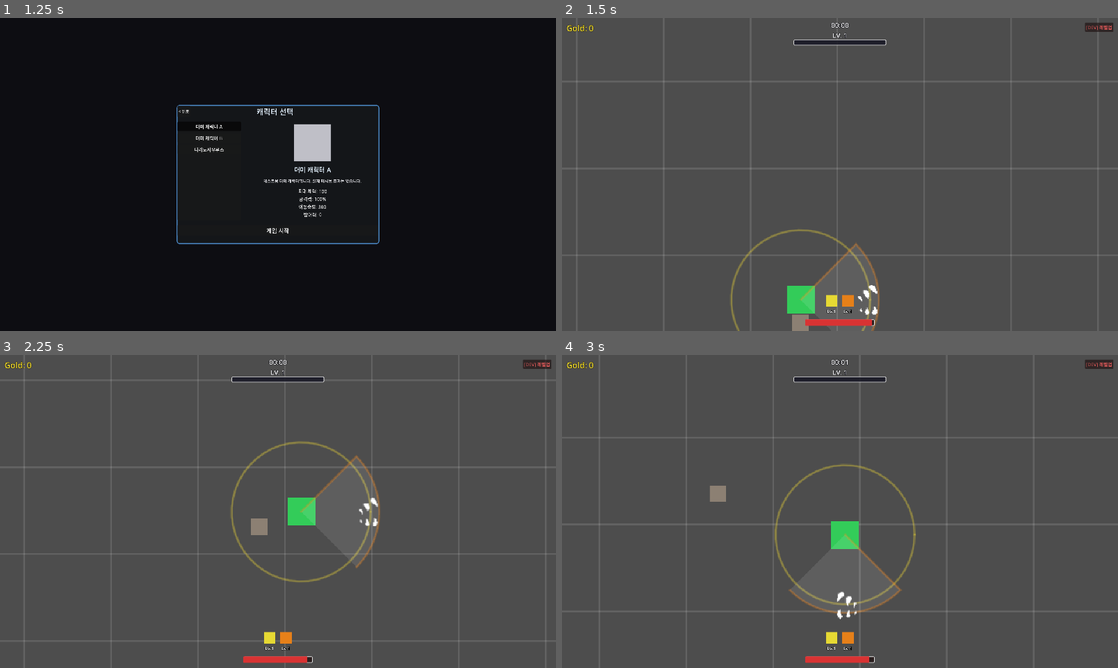
Above: before the commit, frames 1-4 (two rows, left to right).
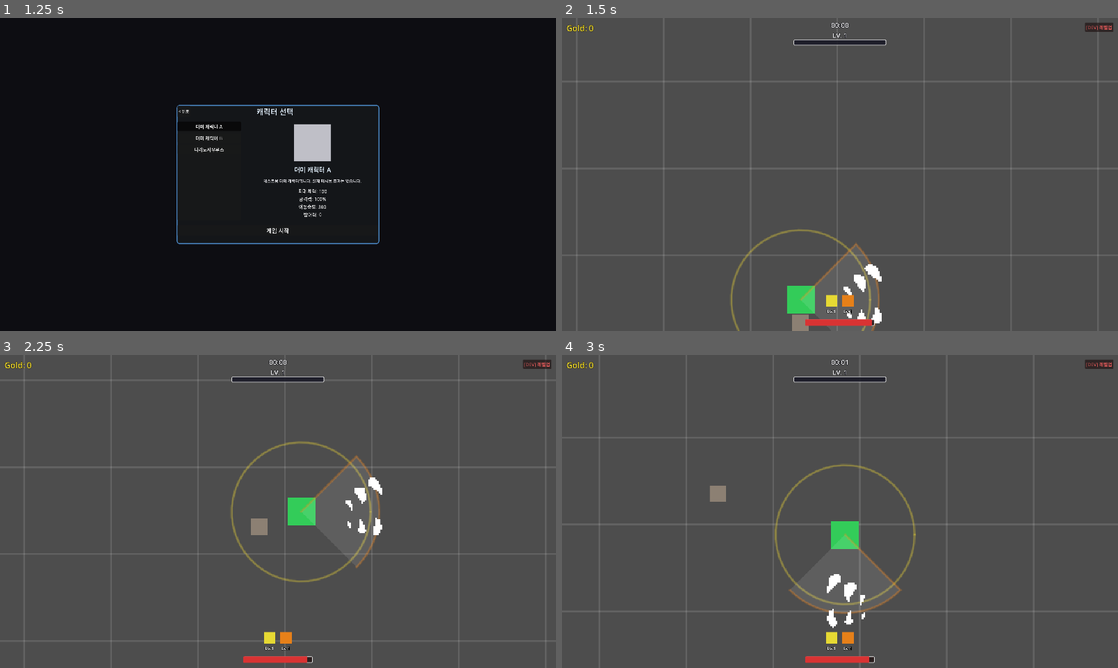
Above: after the commit, the same moments.

Repository: seunnna7/DinoSurvivor
Game: Godot game, scene res://scenes/main/MainMenu.tscn
The game is run twice, just before and just after one commit, with the same random seed, the same clock (stepped at 60 frames per second) and the same inputs.
Inputs:
- Up to frame 1 (1.25 s): click "게임 시작" at 0.5 s
- Up to frame 2 (1.5 s): click "게임 시작" at 1.25 s
- Up to frame 3 (2.25 s): hold Right (ui_right) from 2.03 s (still down)
- Up to frame 4 (3 s): release Right (ui_right) at 2.78 s; hold Down (ui_down) from 2.78 s (still down)

Frame 1 is identical in both runs. In frame 2, 0.4% of the frame differs, in the area x 50-58%, y 78-98%; in frame 3, 0.4%; in frame 4, 0.4%, in the area x 47-55%, y 70-88%.

Commit message:
히트박스 텍스트와 콜리전쉐이프 연동 but 일방향 (텍스트우선)

Diff:
--- a/dino-survivor-develop/data/skill_evolutions/pack_hunt_evo_bleed.tres
+++ b/dino-survivor-develop/data/skill_evolutions/pack_hunt_evo_bleed.tres
@@ -1,10 +1,19 @@
-[gd_resource type="Resource" script_class="PackHuntData" format=3]
+[gd_resource type="Resource" script_class="PackHuntData" format=3 uid="uid://rg6npure7qbs"]
 
-[ext_resource type="Script" path="res://resource_types/pack_hunt_data.gd" id="1"]
+[ext_resource type="Script" uid="uid://coicgqaotrlke" path="res://resource_types/pack_hunt_data.gd" id="1"]
+[ext_resource type="Script" uid="uid://ni2blacxo802" path="res://resource_types/skill_data.gd" id="1_unr4r"]
 [ext_resource type="PackedScene" path="res://scenes/skills/PackHuntSkill.tscn" id="2"]
+[ext_resource type="Script" uid="uid://drcumpt1lyw1e" path="res://resource_types/stat_modifier_data.gd" id="3_4bb1i"]
 
 [resource]
 script = ExtResource("1")
+evolution = 1
+level_radius = Array[float]([70.0, 70.0, 70.0, 70.0, 70.0])
+level_strike_count = Array[int]([2, 2, 2, 2, 2])
+multi_hit_tick_interval = 0.35
+multi_hit_duration = 1.8
+bleed_damage_per_second = 6.0
+bleed_duration = 2.5
 id = &"pack_hunt_evo_bleed"
 display_name = "비열한 협공"
 species_motif = "데이노니쿠스"
@@ -14,11 +23,4 @@
 cooldown = 2.5
 max_level = 1
 logic_scene = ExtResource("2")
-evolution = 1
-level_radius = Array[float]([70.0, 70.0, 70.0, 70.0, 70.0])
-level_strike_count = Array[int]([2, 2, 2, 2, 2])
-multi_hit_tick_interval = 0.35
-multi_hit_duration = 1.8
-bleed_damage_per_second = 6.0
-bleed_duration = 2.5
 icon_color = Color(0.75, 0.1, 0.1, 1)
--- a/dino-survivor-develop/project.godot
+++ b/dino-survivor-develop/project.godot
@@ -32,7 +32,7 @@
 
 window/size/viewport_width=1920
 window/size/viewport_height=1080
-window/stretch/mode="viewport"
+window/stretch/mode="canvas_items"
 window/stretch/scale_mode="integer"
 
 [rendering]
--- a/dino-survivor-develop/scenes/skills/BiteHitEffect.tscn
+++ b/dino-survivor-develop/scenes/skills/BiteHitEffect.tscn
@@ -5,11 +5,11 @@
 [ext_resource type="Texture2D" uid="uid://sgh28ahyiuj4" path="res://assets/art/bite_bottom.png" id="3"]
 
 [sub_resource type="RectangleShape2D" id="RectangleShape2D_bite"]
-size = Vector2(32, 34)
+size = Vector2(48, 26)
 
 [sub_resource type="Animation" id="Animation_bite"]
 resource_name = "bite"
-length = 0.35
+length = 1.0333333
 tracks/0/type = "value"
 tracks/0/imported = false
 tracks/0/enabled = true
@@ -70,12 +70,20 @@
 script = ExtResource("1")
 
 [node name="TopJaw" type="Sprite2D" parent="." unique_id=1241234003]
+texture_filter = 1
+position = Vector2(-3, -7)
+scale = Vector2(2, 2)
 texture = ExtResource("2")
 hframes = 7
+frame = 3
 
 [node name="BottomJaw" type="Sprite2D" parent="." unique_id=681130657]
+texture_filter = 1
+position = Vector2(-3, -7)
+scale = Vector2(2, 2)
 texture = ExtResource("3")
 hframes = 7
+frame = 3
 
 [node name="CollisionShape2D" type="CollisionShape2D" parent="." unique_id=1356603430]
 shape = SubResource("RectangleShape2D_bite")
--- a/dino-survivor-develop/scripts/systems/skills/bite_hit_effect.gd
+++ b/dino-survivor-develop/scripts/systems/skills/bite_hit_effect.gd
@@ -22,11 +22,13 @@
 ## "사거리"(플레이어 앞으로 얼마나 나가서 스폰될지 정하는 reach, BiteSkill._fire() 담당)와
 ## "이 판정 자체의 물리적 크기"는 서로 다른 개념이라 하나로 묶지 않습니다. 이 노드는 scale을
 ## 건드리지 않고 항상 기준 해상도(scale=1) 그대로 유지합니다 — 스프라이트는 원본 텍스처
-## 픽셀 크기(32x34) 그대로 그려지고, 히트박스는 그와 별개로 HITBOX_SIZE 고정 크기입니다.
+## 픽셀 크기(32x34) 그대로 그려지고, 히트박스는 그와 별개로 hitbox_size 고정 크기입니다.
 
 ## 물기 판정의 물리적 크기(px, 기준 해상도 기준 고정값). 스프라이트 프레임 크기(32x34)와는
 ## 별개 — 실제 "이빨이 맞물리는" 영역만큼만 잡은 값이라 스프라이트보다 작습니다.
-const HITBOX_SIZE := Vector2(120.0, 60.0)
+## _ready()에서 _sync_collision_rect()로 CollisionShape2D에 반영되므로(egg_mine.gd의 radius와
+## 동일한 패턴), 에디터에서 보이는 RectangleShape2D.size도 항상 이 값과 일치해야 합니다.
+@export var hitbox_size: Vector2 = Vector2(60.0, 30.0)
 
 ## 발동 순간에 고정된 방향(플레이어 facing_direction 스냅샷). BiteSkill이 스폰 전에 채워주며,
 ## 발동 이후에는 바뀌지 않습니다(Fixed Direction 규칙 — 방향은 시전 순간에만 결정).
@@ -47,7 +49,7 @@
 	super._ready()
 	monitoring = false
 	rotation = 0.0
-	_sync_collision_rect(HITBOX_SIZE)
+	_sync_collision_rect(hitbox_size)
 	var flip_h := facing_direction.x > 0.0
 	_top_jaw.flip_h = flip_h
 	_bottom_jaw.flip_h = flip_h
@@ -63,8 +65,9 @@
 	if owner_body != null:
 		global_position = owner_body.global_position + facing_direction * reach
 
+
 ## AnimationPlayer 메서드 콜 트랙 전용 콜백 — "bite" 애니메이션의 입이 닫히는 키프레임에서
-## 정확히 1회 호출됩니다. 그 순간 HITBOX_SIZE 크기의 히트박스 안에 있는 모든 적을 한꺼번에
+## 정확히 1회 호출됩니다. 그 순간 hitbox_size 크기의 히트박스 안에 있는 모든 적을 한꺼번에
 ## 타격하는 광역 판정(회전 없이 축 정렬된 사각형).
 func _on_jaws_closed() -> void:
-	_deal_aoe_damage_box(global_position, 0.0, HITBOX_SIZE, damage)
+	_deal_aoe_damage_box(global_position, 0.0, hitbox_size, damage)
--- a/dino-survivor-develop/scripts/systems/skills/bite_skill.gd
+++ b/dino-survivor-develop/scripts/systems/skills/bite_skill.gd
@@ -4,7 +4,7 @@
 ## Direction Rule: Fixed Direction — 적을 탐색하지 않고, 플레이어가 바라보는 방향
 ## (facing_direction)으로 무조건 발동합니다. MeleeSkillData.range_for_level()은 더 이상
 ## "적 탐지 반경"이 아니라 "플레이어 위치에서 물기 이펙트가 앞으로 얼마나 나가서 스폰되는지"를
-## 뜻하는 값으로 재사용합니다(사거리↔크기 분리 원칙은 그대로 — HITBOX_SIZE는 BiteHitEffect가
+## 뜻하는 값으로 재사용합니다(사거리↔크기 분리 원칙은 그대로 — hitbox_size는 BiteHitEffect가
 ## 따로 들고 있는 고정값).
 ## 스폰 이후에도 owner_body를 넘겨서 BiteHitEffect가 애니메이션이 끝날 때까지 플레이어 위치를
 ## 계속 따라가게 합니다(플레이어가 씹는 도중 움직여도 항상 플레이어 앞에 붙어 있도록). 방향
